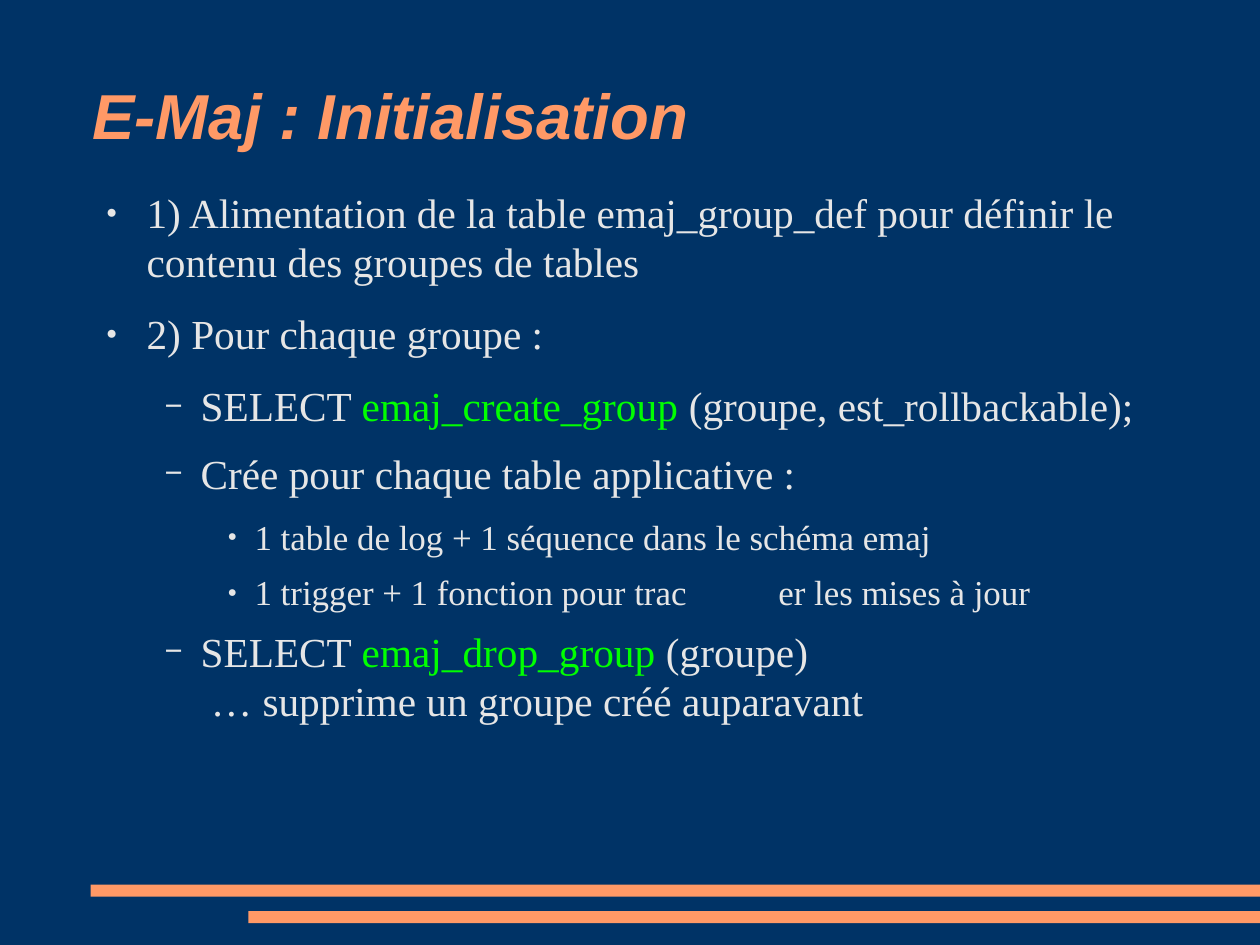
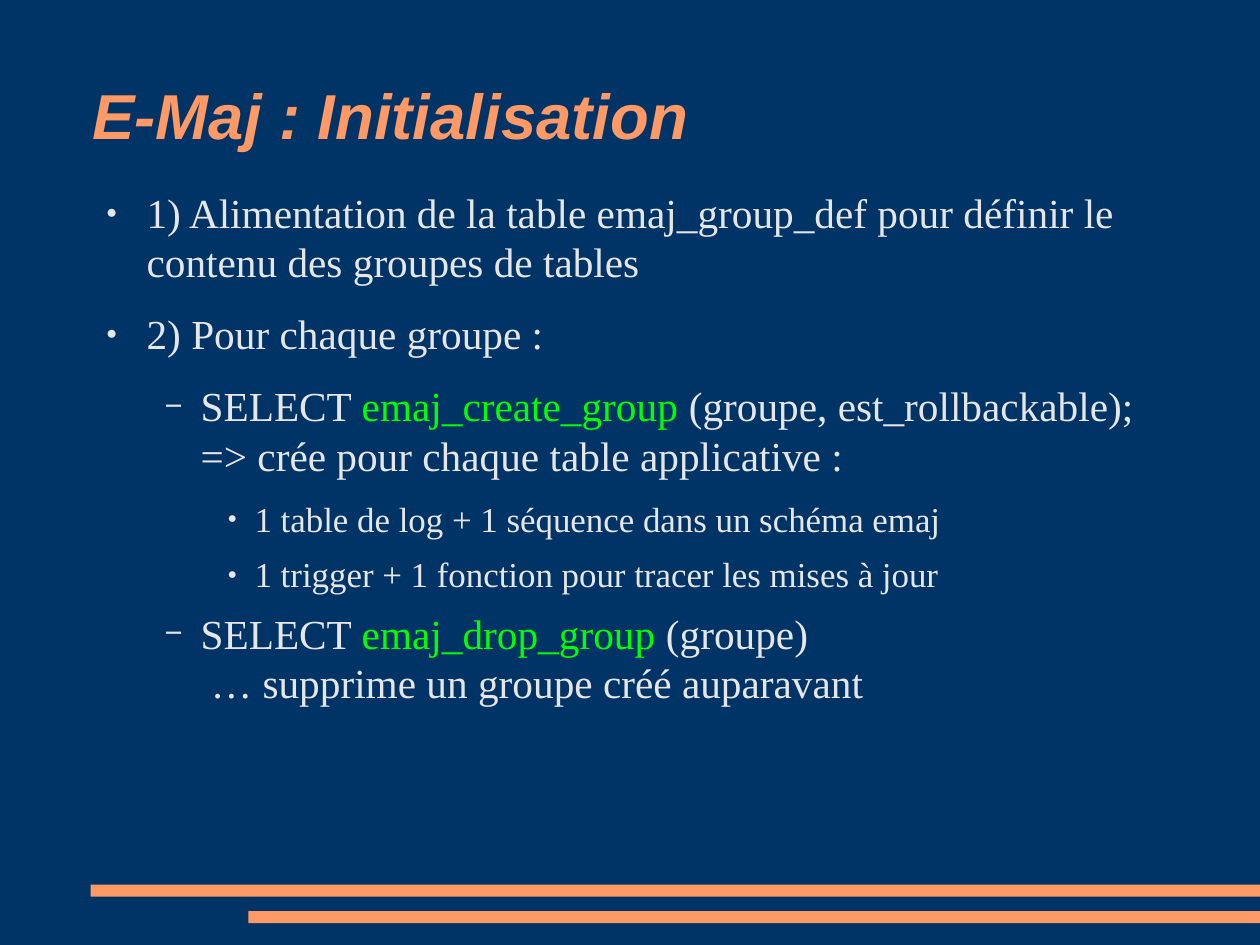
Before and after one commit to beaud76/emaj_doc, a slide deck: slide 9 of Emaj_pres_fr.odp (slide 10 before the commit). Drawn at 1260x945 pixels with LibreOffice and Linux fonts; fonts in the diff are those of the drawing. Boxes give left, top, right and bottom in pixels: in the first picture for what was removed or moved away, otherwise in the second. Text is boxed around its words. In the diff, an @@ line names an element or a change of style, - is before the commit and + after.

```diff
--- a/Emaj_pres_fr.odp
+++ b/Emaj_pres_fr.odp
@@ text at box(201, 392, 1133, 595): text changed @@
-  − SELECT emaj_create_group (groupe, est_rollbackable);
-  − Crée pour chaque table applicative :
-    ● 1 table de log + 1 séquence dans le schéma emaj
-    ● 1 trigger + 1 fonction pour trac er les mises à jour
+  − SELECT emaj_create_group (groupe, est_rollbackable);
+    => crée pour chaque table applicative :
+    ● 1 table de log + 1 séquence dans un schéma emaj
+    ● 1 trigger + 1 fonction pour tracer les mises à jour
```
Also in this commit, not shown: 9 other slides changed, 3 slides added, 1 slide removed, 3 other files.
